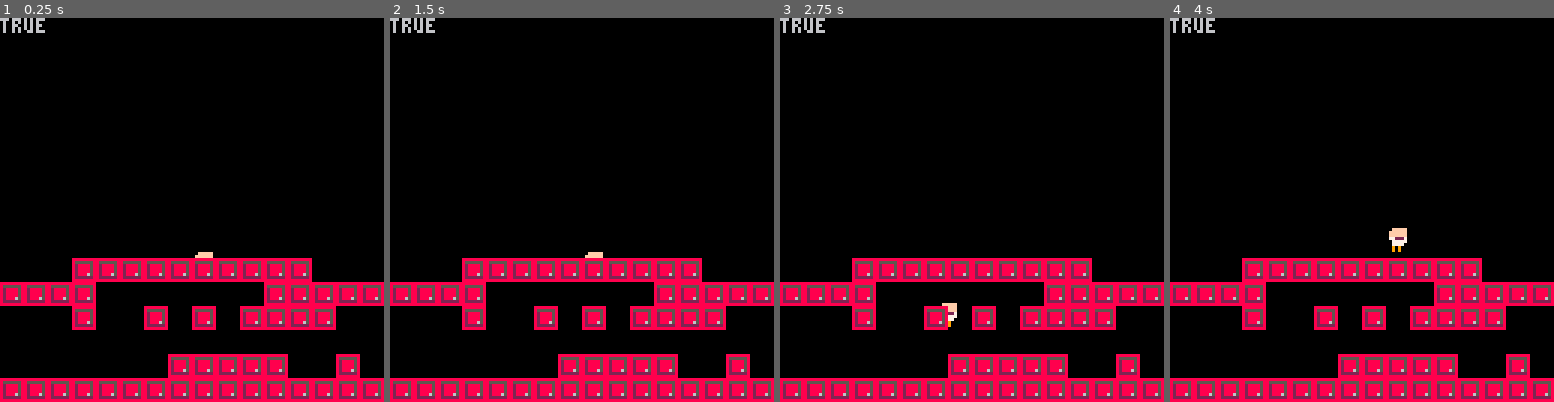
Above: before the commit, frames 1-4 (left to right).
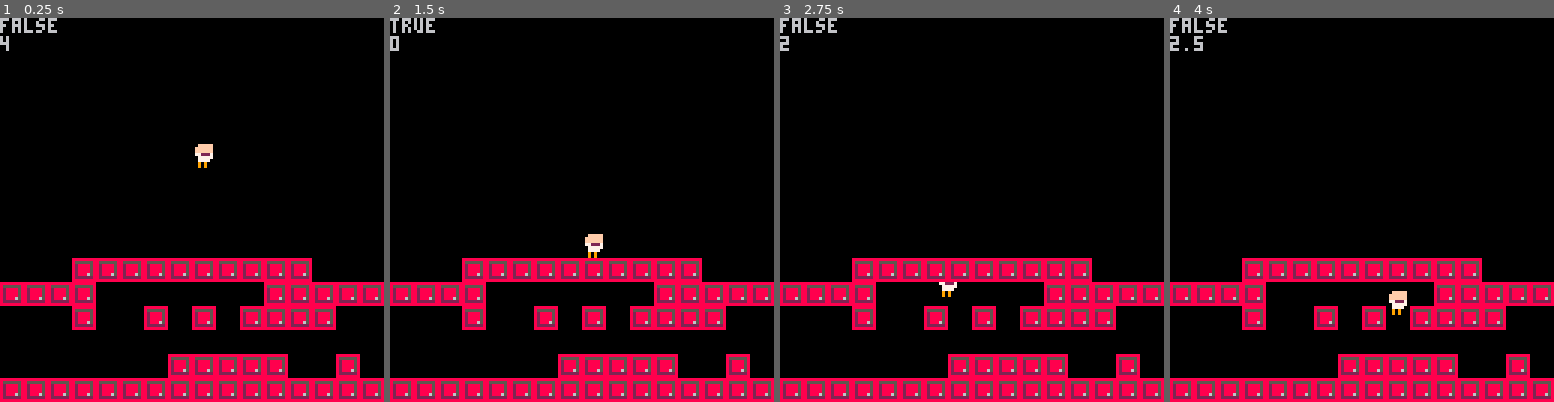
Above: after the commit, the same moments.

Repository: RuudGeldhof/PICOGAME
Game: PICO-8 cartridge game.p8
Same seed, same stepped clock (60 frames per second), same inputs: the game is played once before the commit and once after it.
Inputs:
- Up to frame 1 (0.25 s): no input
- Up to frame 2 (1.5 s): no input
- Up to frame 3 (2.75 s): hold Left 1.97-2.37 s; hold Down from 2.42 s (still down)
- Up to frame 4 (4 s): release Down at 2.82 s; hold Right 2.87-3.53 s; hold Up from 3.58 s (still down)

The runs differ from the first frame. In frame 1, 0.5% of the frame differs, in the area x 0-56%, y 0-63%; in frame 2, 0.3%; in frame 3, 0.5%; in frame 4, 0.8%, in the area x 0-62%, y 0-78%.

Commit message:
Update game.p8

Diff:
--- a/game.p8
+++ b/game.p8
@@ -2,7 +2,7 @@
 version 18
 __lua__
 playerx = 64
-playery = 64
+playery = 28
 velx = 0
 vely = 0
 grounded = false
@@ -11,37 +11,50 @@
 function _update()
   if (btn(0) and playerx > 0) playerx -= 1
   if (btn(1) and playerx < 127) playerx += 1
-  if (btn(2) and playery > 0 and grounded) vely -= 1
+  if (btn(2) and grounded) vely -= 4
   if (btn(3) and playery < 127) playery += 1
+
+dovelocity()
 dogravity()
-checkcollission()
-
-playery += vely
 end
 
 function _draw()
 	cls()
 	spr(1,playerx,playery)
 	print(grounded)
+	print(vely)
 	map(0,0,0,0,16,16)
 end
 
-function checkcollission()
-	cellx = flr(playerx / 8)
-	celly = flr(playery / 8)
-	cellbelow = mget(cellx,celly+1)
-	if fget(cellbelow,0) then
+function dovelocity()
+	boundy = 0
+	if vely > 0 then boundy = 8 end
+	for i = 0,vely do
+		if checkpixelforcollision(playerx,playery+boundy+i) then
+			vely = i
+			break
+		end
+	end
+	playery += vely
+end
+
+function checkpixelforcollision(x,y)
+	cell = mget (flr(x / 8),flr(y / 8))
+	if fget(cell,0) then
+		return true
+	else
+		return false
+	end
+end
+
+function dogravity()
+	if checkpixelforcollision(playerx,playery+9) then
 		grounded = true
 	else
 		grounded = false
 	end
-end
-
-function dogravity()
 	if not grounded then
 		vely += gravity
-	elseif vely > 0 then
-		vely = 0
 	end
 end
 __gfx__
